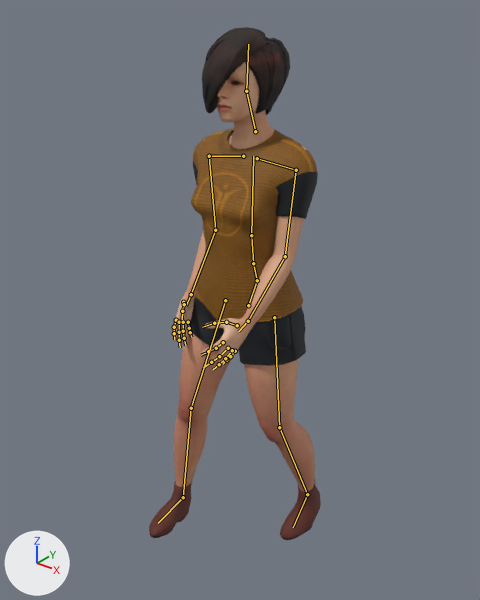
A saved change to the glTF model public/models/npcs/melville-creative.glb.
Both versions are drawn from a camera (50 mm lens) standing at (1.189, -1.554, 1.883) and looking at (-0.048, -0.009, 0.925). Lighting does not change. The marker at lower left points along +X, +Y and +Z. The first picture is the older version. Both versions are drawn at frame 12 of the action 'walk'; the numbers are the values there. The bones that change, and the others that lie on the model, are drawn over the model as lines.

The first picture shows 'EyesMesh', 'HairShoesMesh', 'OutfitMesh', 'SkinMesh'.
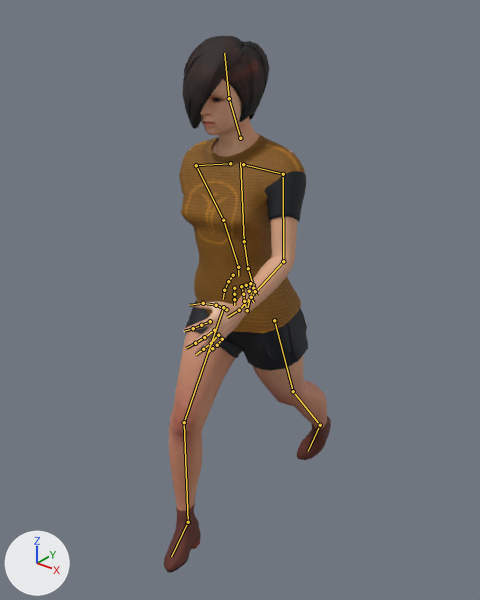
Diff of the bpy script that builds the scene:
```diff
--- a/public/models/npcs/melville-creative.glb.py
+++ b/public/models/npcs/melville-creative.glb.py
@@ bone_hips @@
 bone_hips = bpy.data.objects['Npc_melville-creative'].pose.bones['Hips']  # child of 'Root'
-bone_hips.location = (0.0, 0.0, 0.0)
-bone_hips.rotation_quaternion = (1.0, 0.0, -0.007, 0.003)  # degrees (0, -1, 0)
+bone_hips.location = (-0.005, -0.017, -0.011)
+bone_hips.rotation_quaternion = (0.998, 0.053, 0.005, 0.039)  # degrees (6, 0, 5)
@@ bone_spine @@
 bone_spine = bpy.data.objects['Npc_melville-creative'].pose.bones['Spine']  # child of 'Hips'
-bone_spine.rotation_quaternion = (1.0, -0.009, 0.0, -0.009)  # degrees (-1, 0, -1)
+bone_spine.rotation_quaternion = (0.999, -0.026, -0.016, -0.016)  # degrees (-3, -2, -2)
@@ bone_chest @@
 bone_chest = bpy.data.objects['Npc_melville-creative'].pose.bones['Chest']  # child of 'Spine'
-bone_chest.rotation_quaternion = (1.0, -0.013, 0.0, 0.017)  # degrees (-1, 0, 2)
+bone_chest.rotation_quaternion = (0.999, -0.03, 0.001, 0.031)  # degrees (-3, 0, 4)
@@ bone_upperarm_l @@
 bone_upperarm_l = bpy.data.objects['Npc_melville-creative'].pose.bones['UpperArm_L']  # child of 'clavicle_l'
-bone_upperarm_l.rotation_quaternion = (0.933, 0.073, -0.028, -0.351)  # degrees (9, 0, -41)
+bone_upperarm_l.rotation_quaternion = (0.952, 0.16, -0.022, -0.259)  # degrees (18, 2, -30)
@@ bone_lowerarm_l @@
 bone_lowerarm_l = bpy.data.objects['Npc_melville-creative'].pose.bones['LowerArm_L']  # child of 'UpperArm_L'
-bone_lowerarm_l.rotation_quaternion = (1.0, 0.0, 0.0, 0.0)  # degrees (0, 0, 0)
+bone_lowerarm_l.rotation_quaternion = (0.993, 0.114, -0.018, -0.022)  # degrees (13, -2, -3)
@@ bone_upperarm_r @@
 bone_upperarm_r = bpy.data.objects['Npc_melville-creative'].pose.bones['UpperArm_R']  # child of 'clavicle_r'
-bone_upperarm_r.rotation_quaternion = (0.933, -0.073, -0.028, 0.351)  # degrees (-9, 0, 41)
+bone_upperarm_r.rotation_quaternion = (0.852, -0.381, 0.321, 0.16)  # degrees (-47, 42, 2)
@@ bone_lowerarm_r @@
 bone_lowerarm_r = bpy.data.objects['Npc_melville-creative'].pose.bones['LowerArm_R']  # child of 'UpperArm_R'
-bone_lowerarm_r.rotation_quaternion = (1.0, 0.0, 0.0, 0.0)  # degrees (0, 0, 0)
+bone_lowerarm_r.rotation_quaternion = (0.957, -0.287, 0.035, -0.004)  # degrees (-33, 4, -2)
@@ bone_head @@
 bone_head = bpy.data.objects['Npc_melville-creative'].pose.bones['Head']  # child of 'neck_01'
-bone_head.rotation_quaternion = (1.0, 0.003, 0.0, -0.006)  # degrees (0, 0, -1)
+bone_head.rotation_quaternion = (0.994, 0.096, -0.006, -0.045)  # degrees (11, 0, -5)
@@ bone_upperleg_l @@
 bone_upperleg_l = bpy.data.objects['Npc_melville-creative'].pose.bones['UpperLeg_L']  # child of 'Hips'
-bone_upperleg_l.rotation_quaternion = (1.0, 0.023, 0.002, -0.005)  # degrees (3, 0, -1)
+bone_upperleg_l.rotation_quaternion = (-0.97, -0.221, -0.099, -0.026)  # degrees (26, 10, 5)
@@ bone_lowerleg_l @@
 bone_lowerleg_l = bpy.data.objects['Npc_melville-creative'].pose.bones['LowerLeg_L']  # child of 'UpperLeg_L'
-bone_lowerleg_l.rotation_quaternion = (0.991, 0.135, 0.01, -0.002)  # degrees (15, 1, 0)
+bone_lowerleg_l.rotation_quaternion = (0.998, 0.068, 0.0, 0.011)  # degrees (8, 0, 1)
@@ bone_foot_l @@
 bone_foot_l = bpy.data.objects['Npc_melville-creative'].pose.bones['Foot_L']  # child of 'LowerLeg_L'
-bone_foot_l.rotation_quaternion = (0.999, -0.041, -0.004, -0.005)  # degrees (-5, -1, -1)
+bone_foot_l.rotation_quaternion = (0.987, 0.07, -0.143, 0.017)  # degrees (8, -17, 1)
@@ bone_upperleg_r @@
 bone_upperleg_r = bpy.data.objects['Npc_melville-creative'].pose.bones['UpperLeg_R']  # child of 'Hips'
-bone_upperleg_r.rotation_quaternion = (0.99, -0.129, 0.014, -0.059)  # degrees (-15, 1, -7)
+bone_upperleg_r.rotation_quaternion = (0.936, -0.3, -0.078, -0.167)  # degrees (-34, -14, -16)
@@ bone_lowerleg_r @@
 bone_lowerleg_r = bpy.data.objects['Npc_melville-creative'].pose.bones['LowerLeg_R']  # child of 'UpperLeg_R'
-bone_lowerleg_r.rotation_quaternion = (0.997, 0.078, -0.007, 0.001)  # degrees (9, -1, 0)
+bone_lowerleg_r.rotation_quaternion = (0.972, 0.232, 0.0, -0.039)  # degrees (27, 1, -4)
@@ bone_foot_r @@
 bone_foot_r = bpy.data.objects['Npc_melville-creative'].pose.bones['Foot_R']  # child of 'LowerLeg_R'
-bone_foot_r.rotation_quaternion = (0.999, -0.048, 0.004, 0.003)  # degrees (-5, 0, 0)
+bone_foot_r.rotation_quaternion = (0.989, -0.012, 0.145, -0.003)  # degrees (-1, 17, -1)
```

Boxes (x1, y1, x2, y2) around the edits, measured in the pictures (480 x 600 px):
'OutfitMesh', posed
    before: (187, 128, 318, 366)
    after: (179, 134, 308, 371)
'SkinMesh', posed (11% wider)
    before: (173, 62, 315, 492)
    after: (169, 79, 327, 511)
'HairShoesMesh', posed
    before: (149, 27, 321, 540)
    after: (164, 36, 331, 573)
bone 'Hips', root to tip
    before: (248, 305) to (257, 280)
    after: (247, 310) to (253, 285)
bone 'Spine', root to tip
    before: (257, 280) to (253, 263)
    after: (253, 285) to (248, 268)
bone 'Chest', root to tip
    before: (253, 263) to (251, 235)
    after: (248, 268) to (244, 241)
bone 'UpperArm_L', root to tip
    before: (296, 170) to (285, 256)
    after: (283, 174) to (283, 261)
bone 'LowerArm_L', root to tip
    before: (285, 256) to (248, 321)
    after: (283, 261) to (239, 310)
bone 'UpperArm_R', root to tip
    before: (209, 156) to (215, 230)
    after: (196, 165) to (223, 220)
bone 'LowerArm_R', root to tip
    before: (215, 230) to (191, 294)
    after: (223, 220) to (238, 267)
bone 'Head', root to tip
    before: (246, 91) to (248, 44)
    after: (229, 98) to (224, 53)
bone 'UpperLeg_L', root to tip
    before: (274, 317) to (279, 427)
    after: (274, 320) to (293, 391)
bone 'LowerLeg_L', root to tip
    before: (279, 427) to (307, 494)
    after: (293, 391) to (320, 425)
bone 'Foot_L', root to tip
    before: (307, 494) to (293, 527)
    after: (320, 425) to (308, 451)
bone 'UpperLeg_R', root to tip
    before: (225, 300) to (191, 408)
    after: (223, 307) to (184, 422)
bone 'LowerLeg_R', root to tip
    before: (191, 408) to (183, 497)
    after: (184, 422) to (188, 522)
bone 'Foot_R', root to tip
    before: (183, 497) to (158, 523)
    after: (188, 522) to (171, 556)
